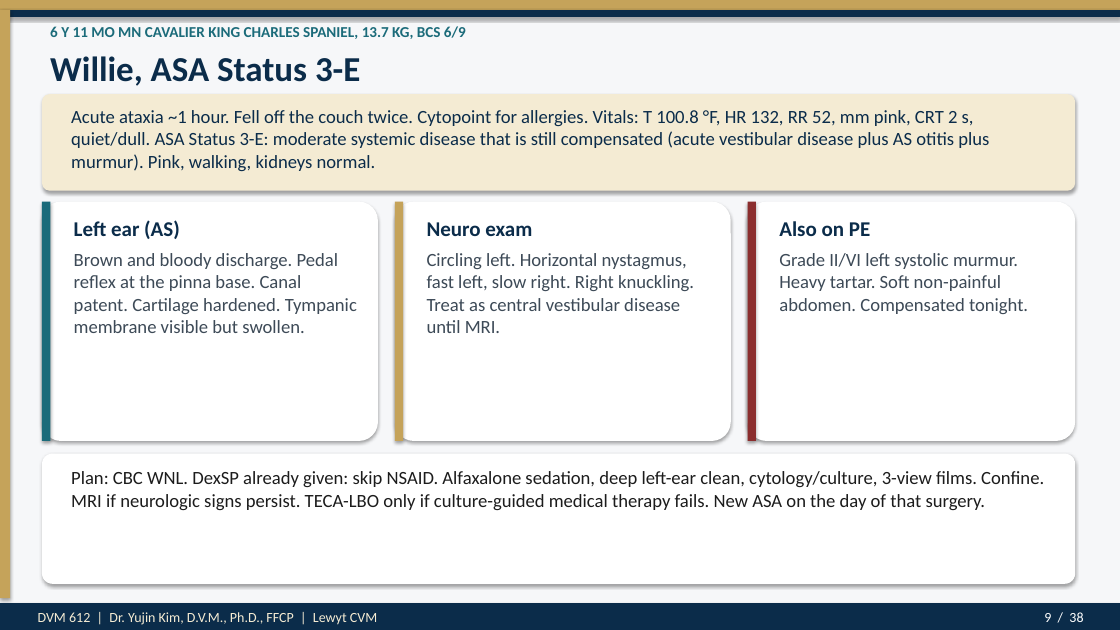
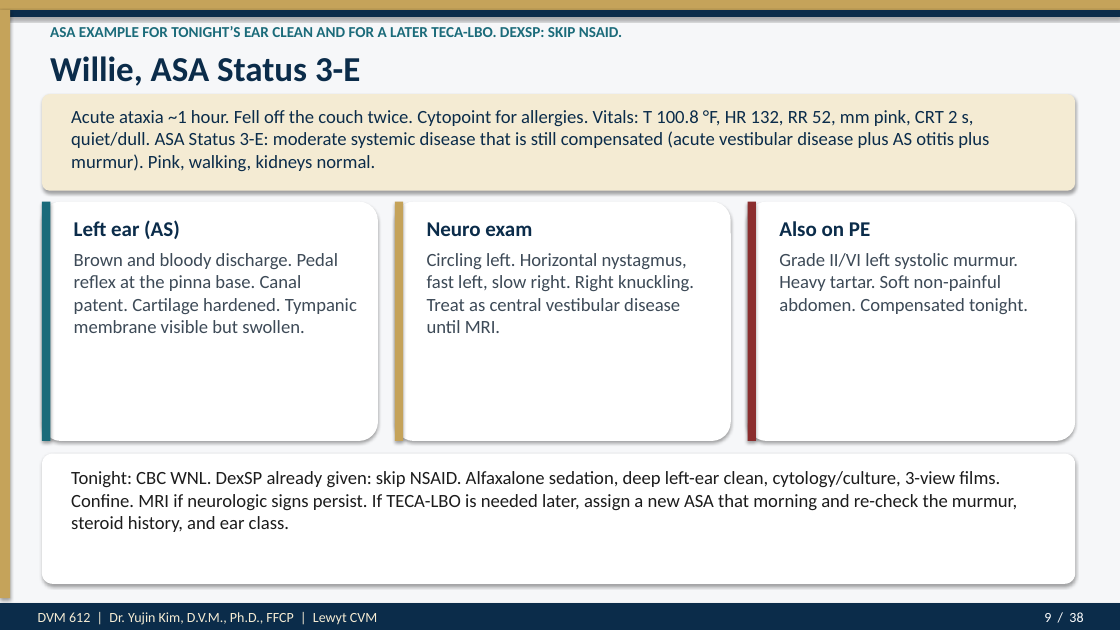
Before and after one commit to drkimvet/happycare, a slide deck: slide 9 of lectures/DVM-612_Week4_Preop_PatientPrep_Postop.pptx. Drawn at 1120x630 pixels with LibreOffice and Linux fonts; fonts in the diff are those of the drawing. Boxes give left, top, right and bottom in pixels: in the first picture for what was removed or moved away, otherwise in the second. Text is boxed around its words. In the diff, an @@ line names an element or a change of style, - is before the commit and + after.

```diff
--- a/lectures/DVM-612_Week4_Preop_PatientPrep_Postop.pptx
+++ b/lectures/DVM-612_Week4_Preop_PatientPrep_Postop.pptx
@@ text at [50,26,622,37]: text changed @@
-6 Y 11 MO MN CAVALIER KING CHARLES SPANIEL, 13.7 KG, BCS 6/9
+ASA EXAMPLE FOR TONIGHT’S EAR CLEAN AND FOR A LATER TECA-LBO. DEXSP: SKIP NSAID.
@@ text at [71,471,1017,532]: text changed @@
-Plan: CBC WNL. DexSP already given: skip NSAID. Alfaxalone sedation, deep left-ear clean, cytology/culture, 3-view films. Confine. MRI if neurologic signs persist. TECA-LBO only if culture-guided medical therapy fails. New ASA on the day of that surgery.
+Tonight: CBC WNL. DexSP already given: skip NSAID. Alfaxalone sedation, deep left-ear clean, cytology/culture, 3-view films. Confine. MRI if neurologic signs persist. If TECA-LBO is needed later, assign a new ASA that morning and re-check the murmur, steroid history, and ear class.
```
Also in this commit, not shown: 9 other slides changed, 7 other files.
